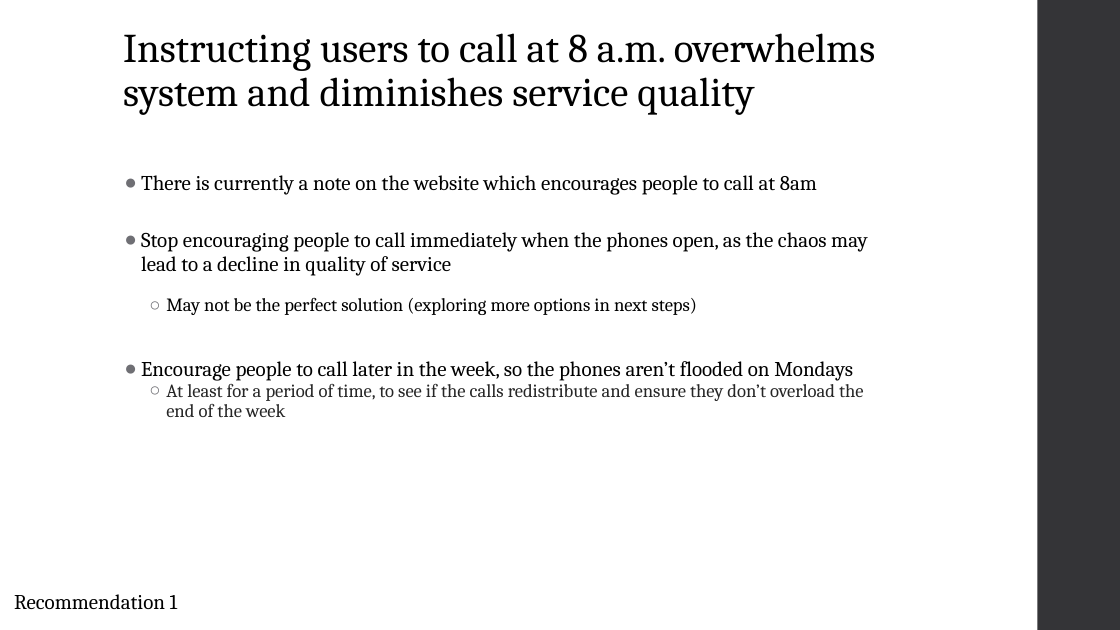
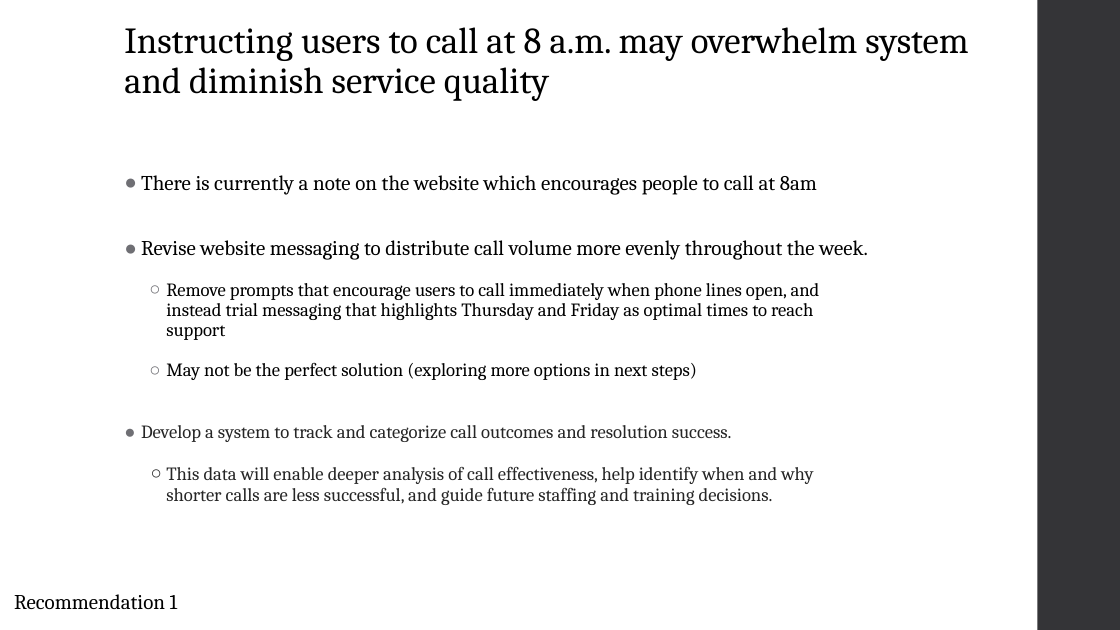
Before and after one commit to arvindkrishna87/STAT390_LegalAid_Fall2025, a slide deck: slide 5 of Presentations/Dashboard/TimeTrendsPresentation1_8Oct_Group1.pptx. Drawn at 1120x630 pixels with LibreOffice and Linux fonts; fonts in the diff are those of the drawing. Boxes give left, top, right and bottom in pixels: in the first picture for what was removed or moved away, otherwise in the second. Text is boxed around its words. In the diff, an @@ line names an element or a change of style, - is before the commit and + after.

```diff
--- a/Presentations/Dashboard/TimeTrendsPresentation1_8Oct_Group1.pptx
+++ b/Presentations/Dashboard/TimeTrendsPresentation1_8Oct_Group1.pptx
@@ title at bbox=[124, 27, 968, 101]: text changed; size 35 to 31.5 pt @@
-Instructing users to call at 8 a.m. overwhelms system and diminishes service quality
+Instructing users to call at 8 a.m. may overwhelm system and diminish service quality
@@ text "Revise website messaging to distribute ...": place and size @@
-text "Revise website messaging to distribute ..." at bbox=[141, 232, 868, 315]
+text "Revise website messaging to distribute ..." at bbox=[141, 240, 868, 380]
@@ text at bbox=[141, 240, 868, 340]: text changed; size 18 to 16 pt @@
-● Stop encouraging people to call immediately when the phones open, as the chaos may lead to a decline in quality of service
+● Revise website messaging to distribute call volume more evenly throughout the week.
+  ○ Remove prompts that encourage users to call immediately when phone lines open, and instead trial messaging that highlights Thursday and Friday as optimal times to reach support
@@ text at bbox=[141, 425, 813, 505]: text changed @@
-● Encourage people to call later in the week, so the phones aren’t flooded on Mondays
-  ○ At least for a period of time, to see if the calls redistribute and ensure they don’t overload the end of the week
+● Develop a system to track and categorize call outcomes and resolution success.
+  ○ This data will enable deeper analysis of call effectiveness, help identify when and why shorter calls are less successful, and guide future staffing and training decisions.
```
Also in this commit, not shown: 7 other slides changed, 6 slides added, 7 slides removed.
